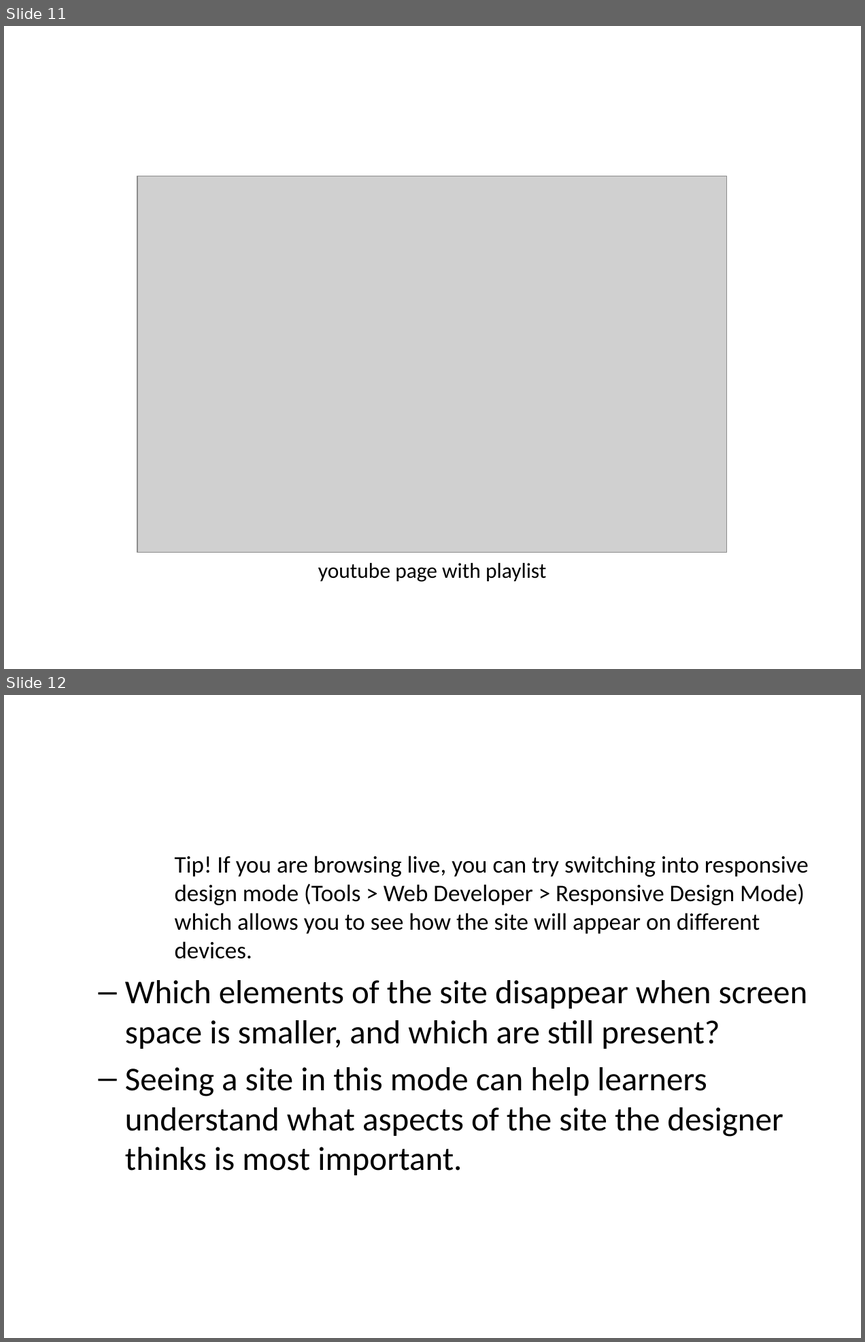
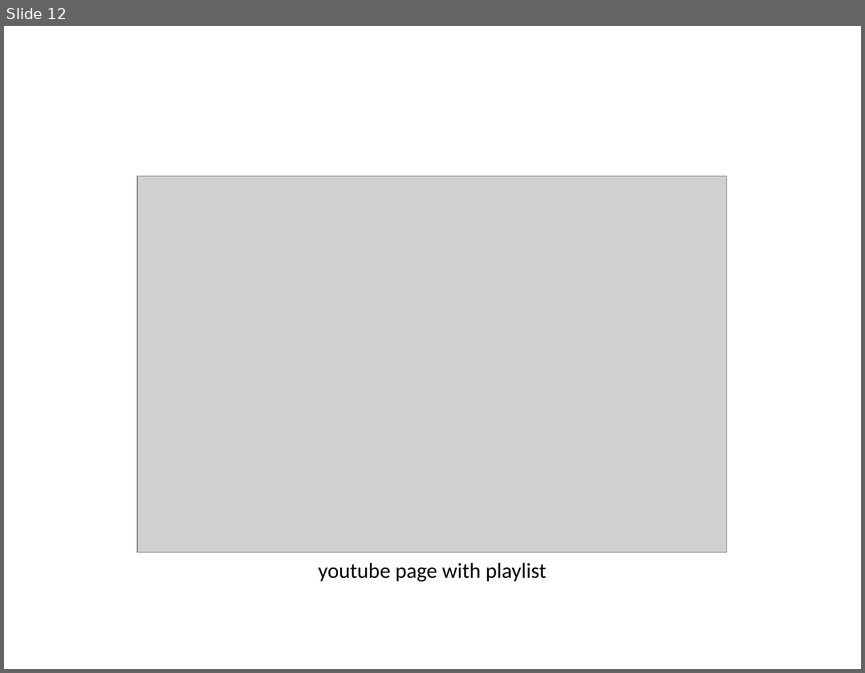
Before and after one commit to mr-eggleton/web-lit-core, a slide deck: powerpoints/06-design-on-the-web.pptx. Shown one above the other, each under a label of ours: slides 11 and 12 before the commit, slide 12 after it. The pictures are 865x1342 and 865x673 pixels, drawn with LibreOffice and Linux fonts; fonts in the diff are those of the drawing; grey boxes stand for pictures. Boxes give left, top, right and bottom in pixels: in the first picture for what was removed or moved away, otherwise in the second. Text is boxed around its words. In the diff, an @@ line names an element or a change of style, - is before the commit and + after.

```diff
--- a/powerpoints/06-design-on-the-web.pptx
+++ b/powerpoints/06-design-on-the-web.pptx
@@ slide 12 removed at [4,695,861,1338], background #FFFFFF @@
@@ text removed at [125,855,808,1175] @@
-Tip! If you are browsing live, you can try switching into responsive design mode (Tools > Web Developer > Responsive Design Mode) which allows you to see how the site will appear on different devices.
-  – Which elements of the site disappear when screen space is smaller, and which are still present?
-  – Seeing a site in this mode can help learners understand what aspects of the site the designer thinks is most important.
@@ what was slide 11 is now slide 12 @@
```
Also in this commit, not shown: 8 slides changed, 3 slides added, 1 other slide removed, 3 other files.
